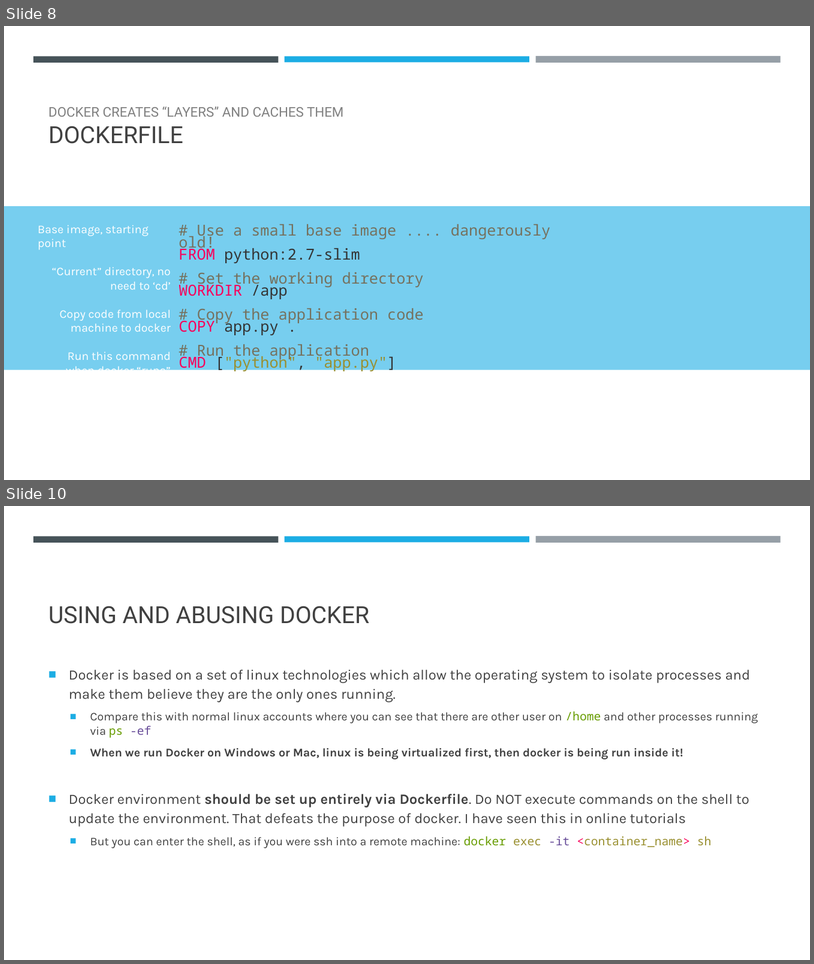
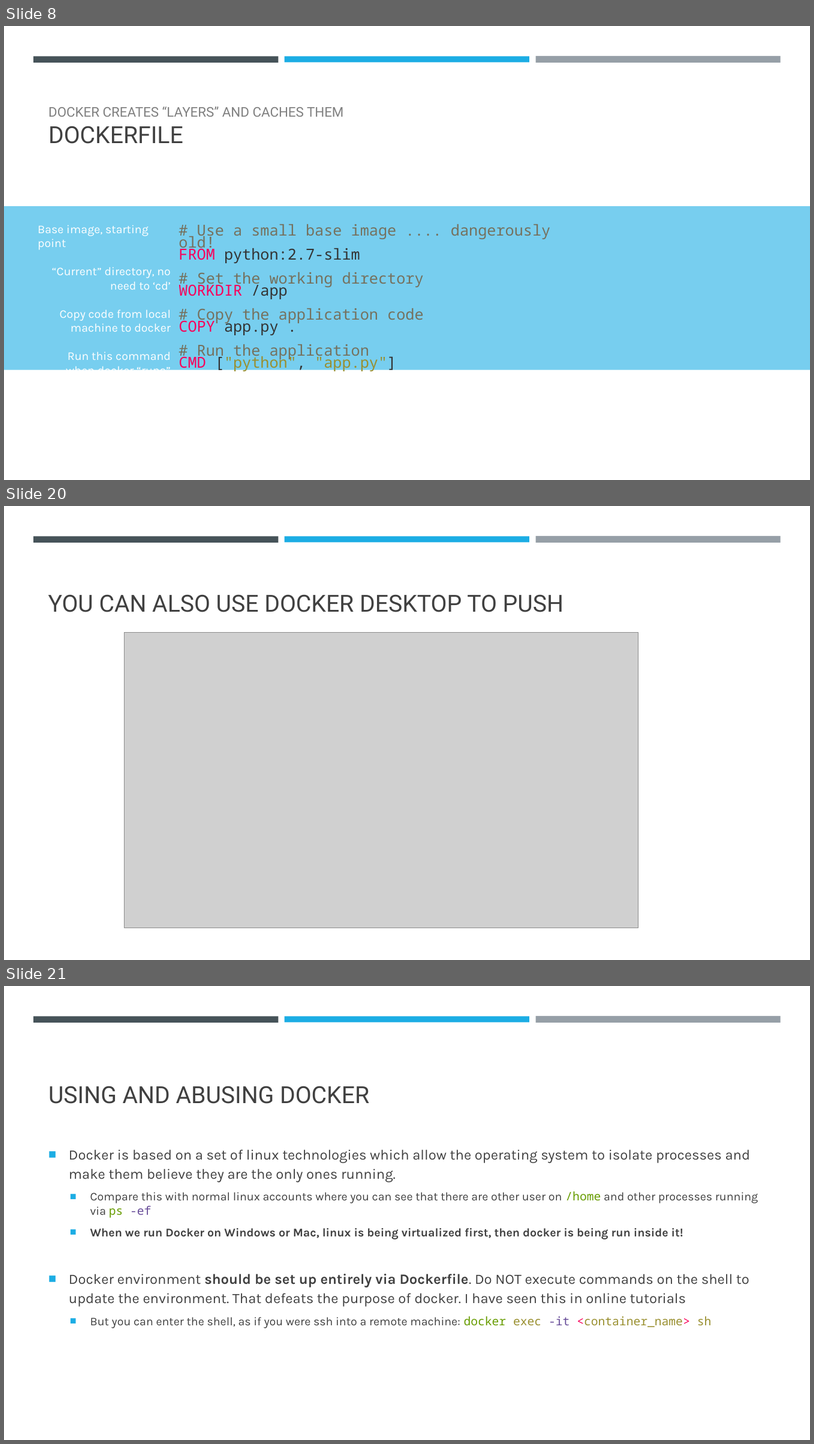
Before and after one commit to falconair/ProgrammingForAnalytics, a slide deck: lectures/120_dockerize_python_app/Docker – an introduction.pptx. Shown one above the other, each under a label of ours: slides 8 and 10 before the commit, slides 8, 20 and 21 after it; the slides between them are not shown. The pictures are 814x964 and 814x1444 pixels, drawn with LibreOffice and Linux fonts; fonts in the diff are those of the drawing; grey boxes stand for pictures. Boxes give left, top, right and bottom in pixels: in the first picture for what was removed or moved away, otherwise in the second. Text is boxed around its words. In the diff, an @@ line names an element or a change of style, - is before the commit and + after.

Commit message:
Update Docker presentation to include more detail

```diff
--- a/lectures/120_dockerize_python_app/Docker – an introduction.pptx
+++ b/lectures/120_dockerize_python_app/Docker – an introduction.pptx
@@ slide 20 added at bbox=[4, 506, 810, 960], background #FFFFFF; not listed: 3 template elements that a slide beside it also shows @@
@@ title added at bbox=[48, 594, 564, 612], 28 pt, text #404040 @@
+YOU CAN ALSO USE DOCKER DESKTOP TO PUSH
@@ picture added at bbox=[125, 633, 639, 928] @@
@@ what was slide 10 is now slide 21 @@
```
Also in this commit, not shown: 2 slides changed, 12 other slides added.
